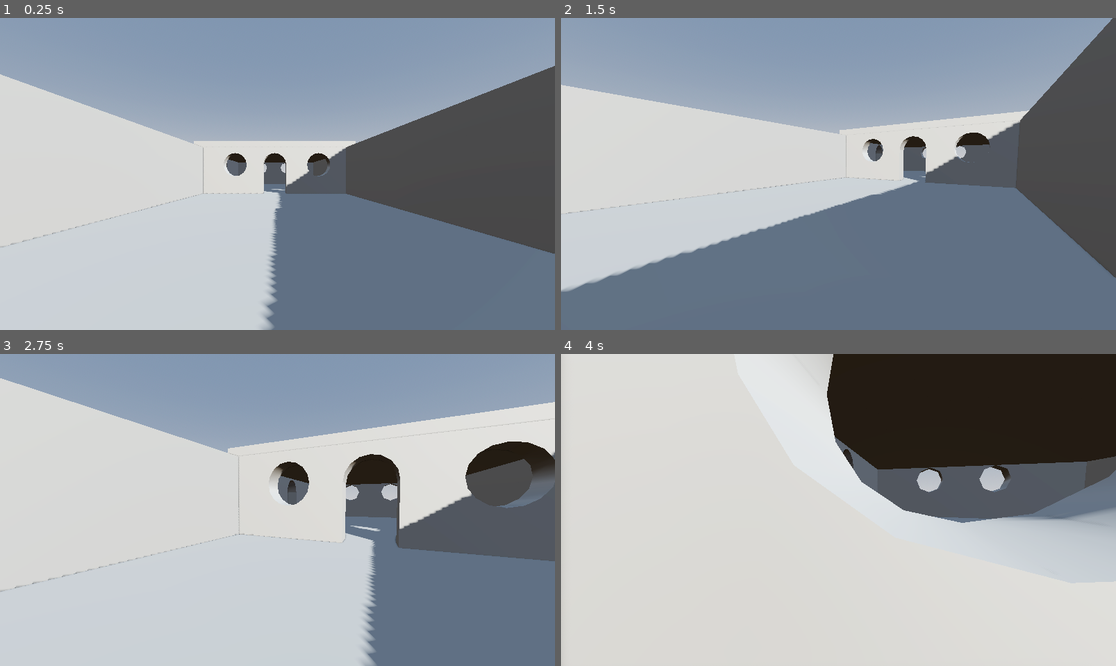
Above: before the commit, frames 1-4 (two rows, left to right).
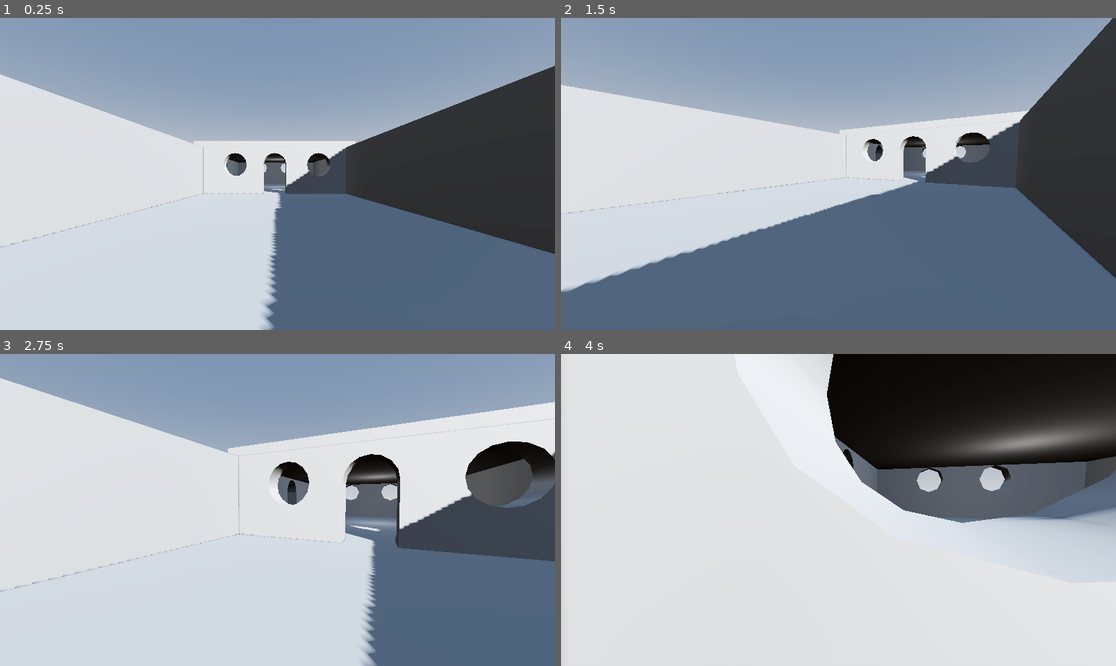
Above: after the commit, the same moments.

Repository: NateDevs/oliver-nate-3d-class-game
Game: Godot game, scene res://scenes/levels/level_01.tscn
Same seed, same stepped clock (60 frames per second), same inputs: the game is played once before the commit and once after it.
Inputs (mouse positions are in pixels of both pictures, inside the frame that each line leads up to):
- Up to frame 1 (0.25 s): no input
- Up to frame 2 (1.5 s): tap Enter (ui_accept) at 0.5, 0.77 s; move the mouse to (960, 158) at 0.52 s; hold Right (ui_right) 0.53-1.28 s; tap F (freefly) at 0.6 s; click (960, 158) at 0.67 s; move the mouse to (810, 174) at 1.27 s; hold Up (ui_up) from 1.28 s (still down); tap Shift (sprint) at 1.35 s
- Up to frame 3 (2.75 s): keep holding Up (ui_up); tap Enter (ui_accept) at 1.52 s; move the mouse to (288, 503) at 2.02 s; tap F (freefly) at 2.1 s
- Up to frame 4 (4 s): keep holding Up (ui_up); move the mouse to (832, 516) at 2.77 s; tap Shift (sprint) at 2.85 s; click (832, 516) at 2.92 s; tap Enter (ui_accept) at 3.02, 3.77 s; move the mouse to (877, 513) at 3.52 s; tap F (freefly) at 3.6 s

The runs differ from the first frame. In frame 1, 14% of the frame differs, in the area x 40-100%, y 15-76%; in frame 2, 9.2%; in frame 3, 0.8%; in frame 4, 3.5%.

Commit message:
class 2-12

Diff:
--- a/scenes/levels/level_01.tscn
+++ b/scenes/levels/level_01.tscn
@@ -12,9 +12,9 @@
 [sub_resource type="Environment" id="Environment_2djvx"]
 background_mode = 2
 sky = SubResource("Sky_i2aat")
-tonemap_mode = 2
+tonemap_mode = 3
 ssao_enabled = true
-sdfgi_enabled = true
+sdfgi_use_occlusion = true
 glow_enabled = true
 
 [node name="Level 01" type="Node3D" unique_id=2112781780]
@@ -24,7 +24,7 @@
 
 [node name="DirectionalLight3D" type="DirectionalLight3D" parent="." unique_id=1951183747]
 transform = Transform3D(-0.78477633, 0.2291613, -0.575857, 0, 0.9291326, 0.36974674, 0.6197791, 0.2901685, -0.72916126, 0, 0, 0)
-light_color = Color(1, 0.962, 0.88, 1)
+light_color = Color(1, 0.9843137, 0.9529412, 1)
 shadow_enabled = true
 
 [node name="CSGCombiner3D" type="CSGCombiner3D" parent="." unique_id=1951383761]
@@ -106,6 +106,31 @@
 transform = Transform3D(1, 0, 0, 0, 1, 0, 0, 0, 1, -12.85, 4.1, 13.450001)
 size = Vector3(14.3, 1, 15.7)
 
+[node name="CSGPolygon3D" type="CSGPolygon3D" parent="CSGCombiner3D" unique_id=815867020]
+polygon = PackedVector2Array(0, 0, 0, 1, 2.1000001, 0.90000004, 2.9, 0)
+
+[node name="CSGBox3D2" type="CSGBox3D" parent="CSGCombiner3D" unique_id=1814441977]
+transform = Transform3D(1, 0, 0, 0, 1, 0, 0, 0, 1, 5.9, 1.8000001, -9)
+size = Vector3(3, 1, 3)
+
+[node name="CSGBox3D3" type="CSGBox3D" parent="CSGCombiner3D" unique_id=589868153]
+transform = Transform3D(1, 0, 0, 0, 1, 0, 0, 0, 1, 5.9, 3.9, -15)
+size = Vector3(3, 1, 3)
+
+[node name="CSGBox3D4" type="CSGBox3D" parent="CSGCombiner3D" unique_id=2075800901]
+transform = Transform3D(1, 0, 0, 0, 1, 0, 0, 0, 1, 12.700001, 6.7, -15)
+size = Vector3(3, 1, 3)
+
+[node name="CSGPolygon3D2" type="CSGPolygon3D" parent="CSGCombiner3D" unique_id=1017674123]
+transform = Transform3D(1, 0, 0, 0, 1, 0, 0, 0, 1, 7.4, 0, -7.5000005)
+polygon = PackedVector2Array(0, 0, 0, 2.3, 5.3, 0)
+depth = 3.0
+
 [node name="ProtoController" parent="." unique_id=125454665 instance=ExtResource("1_m802k")]
 transform = Transform3D(-1, 0, 8.742278e-08, 0, 1, 0, -8.742278e-08, 0, -1, -13.1, -7.1525574e-07, -12.3)
 can_sprint = true
+
+[node name="OmniLight3D" type="OmniLight3D" parent="." unique_id=993234898]
+transform = Transform3D(1, 0, 0, 0, 1, 0, 0, 0, 1, -13.2, 2.1, 14.3)
+light_specular = 0.0
+omni_range = 15.8
